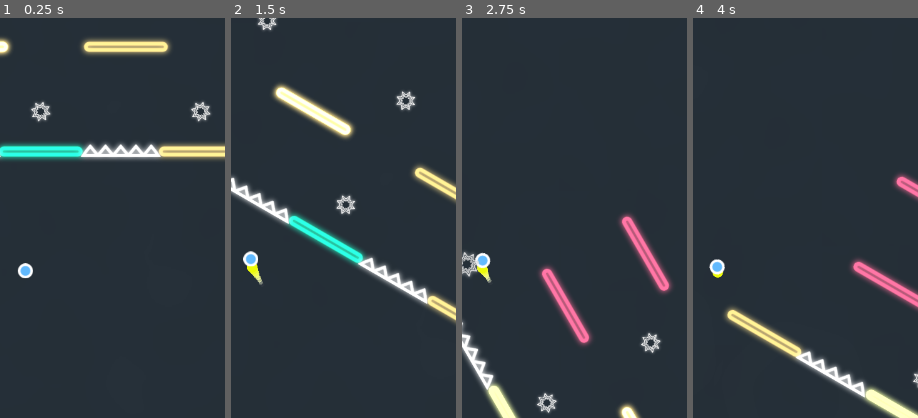
Above: before the commit, frames 1-4 (left to right).
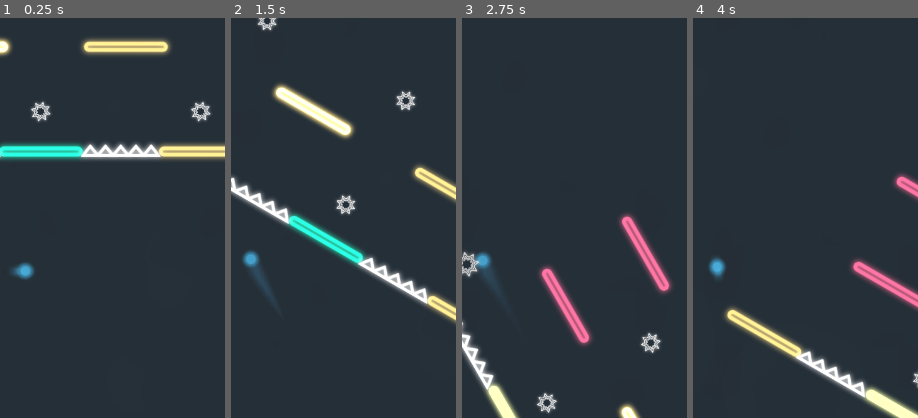
Above: after the commit, the same moments.

Repository: dolorismachina/Pivot
Game: Godot game, scene res://Scenes/Main/Main.tscn
Two runs of this game, one before a commit and one after it. Both use one fixed random seed, a clock stepped at 60 frames per second and the inputs below. The engine's default icon, where the game draws it, is replaced by a stand-in: a white triangle on a blue panel in a dark square.
Inputs (mouse positions are % of the whole screen's width and height, from its top left):
- Up to frame 1 (0.25 s): no input
- Up to frame 2 (1.5 s): move the mouse to (72, 45) at 0.52 s; hold Right (ui_right) 0.53-1.25 s; hold Space (space) 0.53-1.25 s; click (72, 45) at 0.67 s; drag from (30, 55) to (15, 27) at 1.27 s
- Up to frame 3 (2.75 s): move the mouse to (60, 28) at 2.02 s; hold Right (ui_right) from 2.03 s (still down); hold Space (space) from 2.03 s (still down)
- Up to frame 4 (4 s): release Right (ui_right) at 2.75 s; release Space (space) at 2.75 s; drag from (45, 70) to (83, 95) at 2.77 s; move the mouse to (80, 65) at 3.52 s; hold Left (ui_left) from 3.53 s (still down); hold Space (space) from 3.53 s (still down)
The pictures show only the part of the screen within x 45-95%, y 19-69%; the shares and areas given below are measured in that part.

The runs differ from the first frame. In frame 1, 0.3% of the frame differs, in the area x 5-16%, y 61-66%; in frame 2, 0.5%, in the area x 4-19%, y 58-71%; in frame 3, 0.4%; in frame 4, 0.3%.
Error in both runs: Invalid get index 'modulate' (on base: 'Tween'). (res://Scenes/Blocks/Block/Block.gd:52)

Commit message:
Update ribbon trail

Diff:
--- a/Scenes/Player/Player.tscn
+++ b/Scenes/Player/Player.tscn
@@ -1,20 +1,18 @@
 [gd_scene load_steps=11 format=2]
 
 [ext_resource path="res://Scenes/Player/Player.gd" type="Script" id=1]
-[ext_resource path="res://Scenes/Player/tw.png" type="Texture" id=2]
+[ext_resource path="res://Scenes/Player/trace_07_rotated.png" type="Texture" id=2]
 [ext_resource path="res://Scenes/Player/Ball.png" type="Texture" id=3]
 [ext_resource path="res://Scenes/Player/Player.tres" type="Animation" id=4]
 [ext_resource path="res://Audio.gd" type="Script" id=5]
 [ext_resource path="res://Scenes/Camera2D.gd" type="Script" id=6]
 
 [sub_resource type="Curve" id=1]
-min_value = 0.1
-max_value = 0.5
-_data = [ Vector2( 0, 0.262822 ), 0.0, -0.710897, 0, 0, Vector2( 0.481429, 0.1 ), 0.0589134, 0.0, 0, 0 ]
+bake_resolution = 50
+_data = [ Vector2( 0, 1 ), 0.0, -0.903974, 0, 1, Vector2( 1, 0.0960256 ), -0.903974, 0.0, 1, 0 ]
 
-[sub_resource type="Gradient" id=5]
-offsets = PoolRealArray( 0, 0.474453 )
-colors = PoolColorArray( 0.929412, 0.984314, 0.0313726, 0.807843, 1, 1, 1, 0 )
+[sub_resource type="Gradient" id=2]
+colors = PoolColorArray( 0.329412, 0.788235, 1, 0.0313726, 0.329412, 0.788235, 1, 0.0117647 )
 
 [sub_resource type="CircleShape2D" id=3]
 radius = 12.4919
@@ -27,20 +25,23 @@
 horizontal_damping = 0.975
 
 [node name="Particles2D" type="CPUParticles2D" parent="."]
+position = Vector2( -6.32085, -0.150314 )
 rotation = 3.14159
-amount = 60
-lifetime = 0.25
+amount = 50
+lifetime = 0.5
 fixed_fps = 60
 local_coords = false
 texture = ExtResource( 2 )
+flag_align_y = true
 spread = 0.0
-flatness = 1.0
 gravity = Vector2( 0, 0 )
-initial_velocity = 0.0
+initial_velocity = 0.01
+scale_amount = 0.15
 scale_amount_curve = SubResource( 1 )
-color_ramp = SubResource( 5 )
+color_ramp = SubResource( 2 )
 
 [node name="Sprite" type="Sprite" parent="."]
+modulate = Color( 0.329412, 0.788235, 1, 0.807843 )
 texture = ExtResource( 3 )
 offset = Vector2( -0.1, -0.39 )
 
Binary file changed: Scenes/Player/Ball.png
Binary file removed: Scenes/Player/Trail.png
Binary file added: Scenes/Player/trace_07_rotated.png
Not shown, added: Scenes/Player/trace_07_rotated.png.import
Binary file removed: Scenes/Player/tw.png
Not shown, changed: Assets/SVG/All.gvdesign
